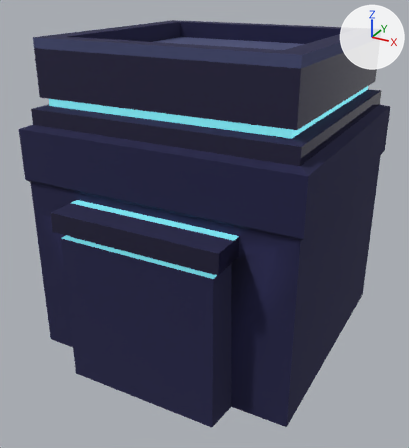
The FBX model Version Zero/Assets/Models/Levels/Building 3_2.fbx, before and after one commit.
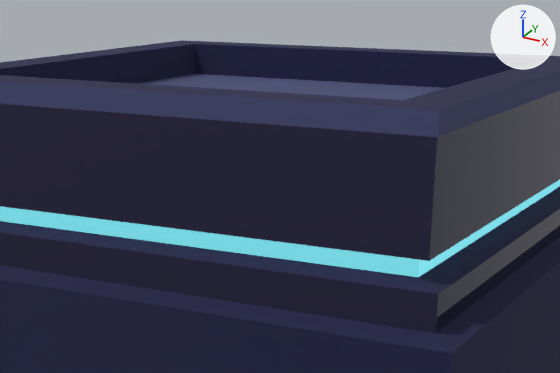
Each version appears first whole from a camera (50 mm lens) standing at (12.7, -24.8, 11.8) and looking at (-0.1, -1.5, 0.1), and next in a close-up on the part from 20% to 89% of the width and 0% to 42% of the height. The lights are fixed; the arrows at upper right show +X, +Y and +Z. The older version's two pictures come first. Where no turn or scale is listed for an object, it has been applied to the vertices.

The scene before the commit, as lines of its bpy script (objects in view):
```python
me_cube_023 = bpy.data.meshes.new('Cube.023')
me_cube_023.from_pydata(...)  # 83 vertices, 76 faces; spans x -7.0..6.8, y -8.1..6.6, z -6.3..9.3
# faces by material slot: [52, 11, 5, 8]
me_cube_023.materials.append(mat_dark_matte)  # dark blue #1f1f48
me_cube_023.materials.append(mat_dark_metal)  # dark blue #3d3b59
me_cube_023.materials.append(mat_light_matte)  # dark blue #464c75
me_cube_023.materials.append(mat_blue_highlight)  # cyan #6dc4ce, glowing cyan #6dc4ce
ob_building_3_2 = bpy.data.objects.new('_Building 3_2', me_cube_023)
ob_building_3_2.location = (0.0, 0.0, 0.0)
```
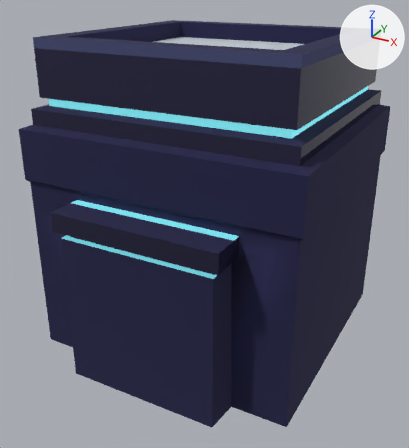
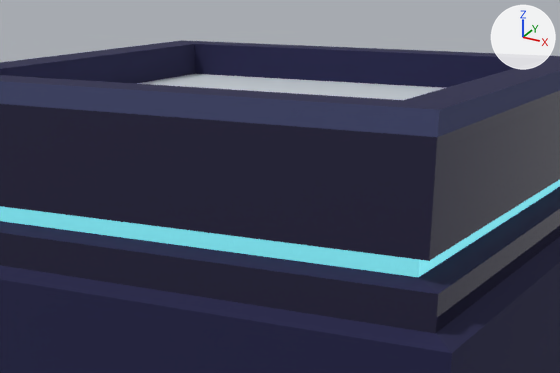
Changed parts and their boxes [x1, y1, x2, y2] in the close-ups (560 x 373 px):
part 1 of me_cube_023, recoloured (dark blue to light grey): [137, 74, 444, 100] in both

Patch to the scene script:
```diff
--- a/Version Zero/Assets/Models/Levels/Building 3_2.fbx.py
+++ b/Version Zero/Assets/Models/Levels/Building 3_2.fbx.py
@@ mat_floor_top @@
+mat_floor_top = principled_material('Floor Top')
+mat_floor_top.base_color = (0.589, 0.635, 0.686)  # light grey #cad1d8
+mat_floor_top.roughness = 0.553
@@ me_cube_023 @@
 me_cube_023.from_pydata(...)  # 83 vertices, 76 faces; spans x -7.0..6.8, y -8.1..6.6, z -6.3..9.3
 # used by ob_building_3_2; location = (0.0, 0.0, 0.0)
+# me_cube_023 part 1: the 1 face centred in x -0.1, y 0.0, z 8.5 switches from mat_light_matte (dark blue #464c75) to mat_floor_top (light grey #cad1d8)
 me_cube_023.materials.append(mat_dark_matte)
@@ me_cube_023 @@
 me_cube_023.materials.append(mat_blue_highlight)
+me_cube_023.materials.append(mat_floor_top)  # light grey #cad1d8
```
